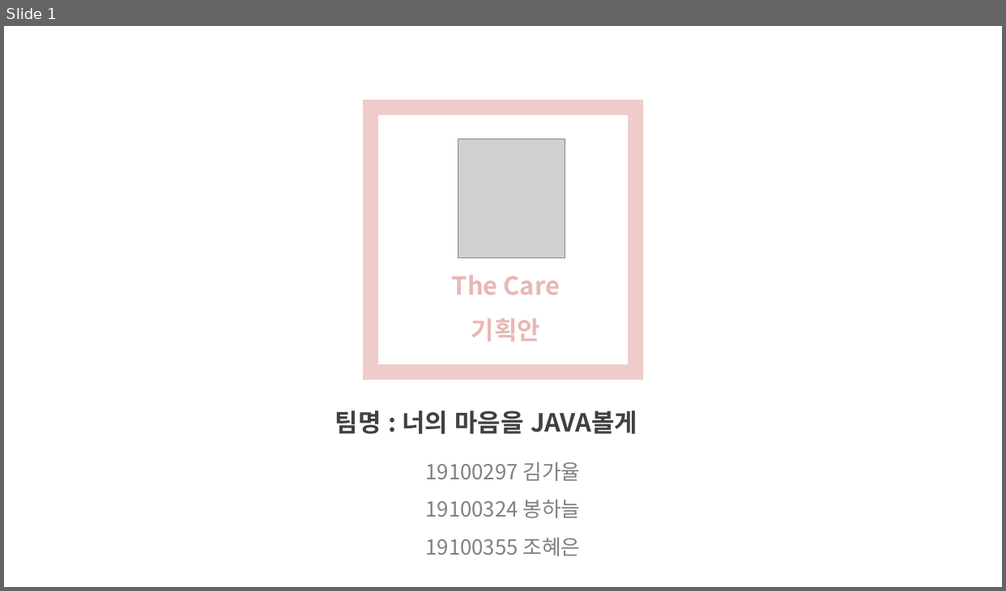
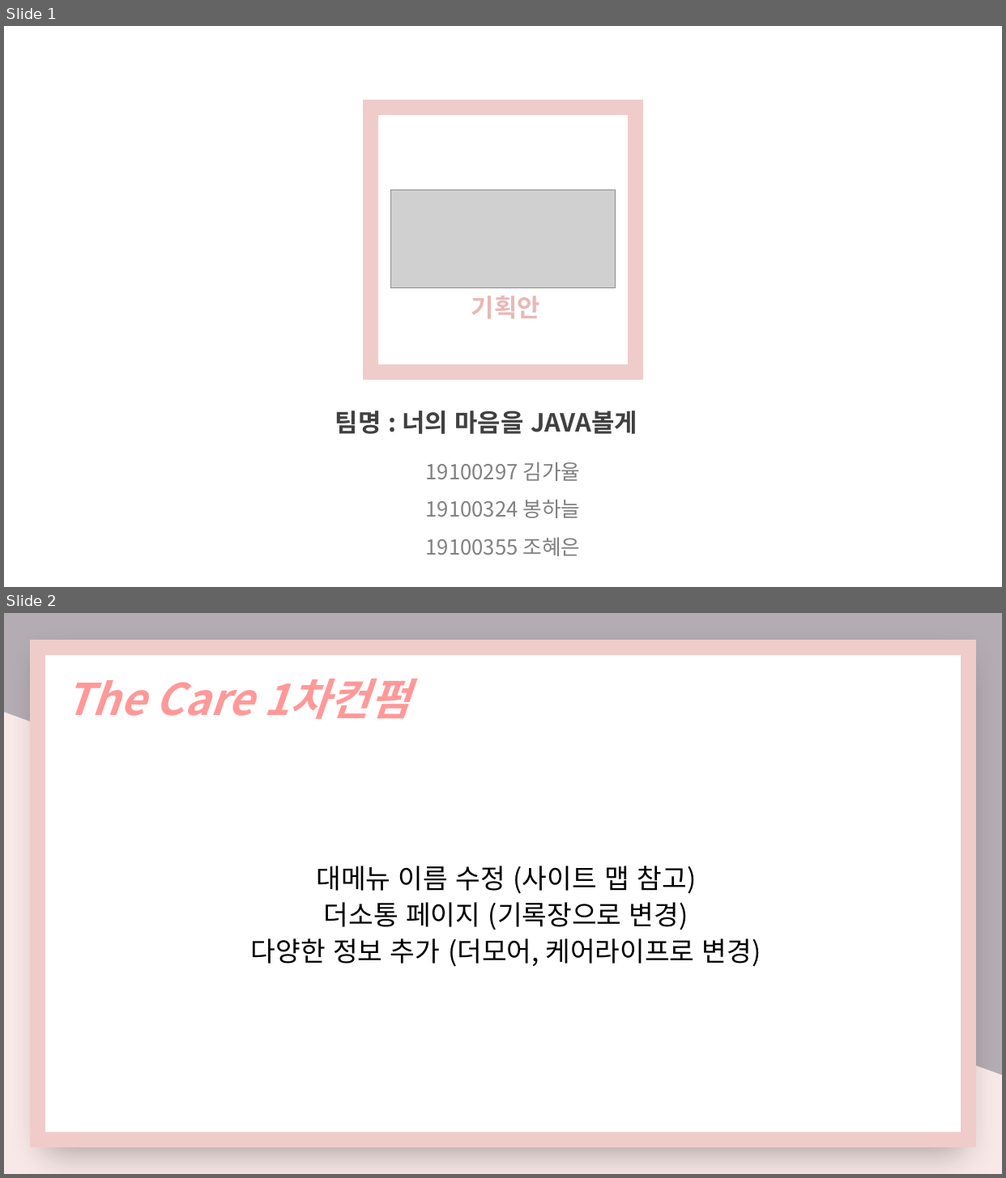
Before and after one commit to nimi2838/thecare, a slide deck: 김가율_봉하늘_조혜은(교수님).pptx. Shown one above the other, each under a label of ours: slide 1 before the commit, slides 1 and 2 after it. The pictures are 1006x591 and 1006x1178 pixels, drawn with LibreOffice and Linux fonts; fonts in the diff are those of the drawing; grey boxes stand for pictures. Boxes give left, top, right and bottom in pixels: in the first picture for what was removed or moved away, otherwise in the second. Text is boxed around its words. In the diff, an @@ line names an element or a change of style, - is before the commit and + after.

```diff
--- a/김가율_봉하늘_조혜은(교수님).pptx
+++ b/김가율_봉하늘_조혜은(교수님).pptx
@@ slide 2 added at (x1=4, y1=613, x2=1002, y2=1174), background gradient #B3ACB3 to #F8E9E8 @@
@@ rectangle added at (x1=38, y1=648, x2=969, y2=1140), fill #FFFFFF, outline #D9D9D9 14.75 pt @@
@@ text added at (x1=65, y1=679, x2=410, y2=719), 42 pt, text #FF9999, bold, italic @@
+The Care 1차컨펌
@@ text added at (x1=251, y1=866, x2=761, y2=967), 26 pt, text #000000 @@
+대메뉴 이름 수정 (사이트 맵 참고)
+더소통 페이지 (기록장으로 변경)
+다양한 정보 추가 (더모어, 케어라이프로 변경)
@@ slide 1 changed as well @@
@@ picture removed at (x1=458, y1=139, x2=565, y2=258) @@
@@ picture added at (x1=391, y1=190, x2=615, y2=288) @@
@@ text in rectangle at (x1=452, y1=275, x2=560, y2=295): paragraph removed @@
-The Care
```
Also in this commit, not shown: 2 other slides changed, 1 other slide added, 3 slides removed, 14 other files.
